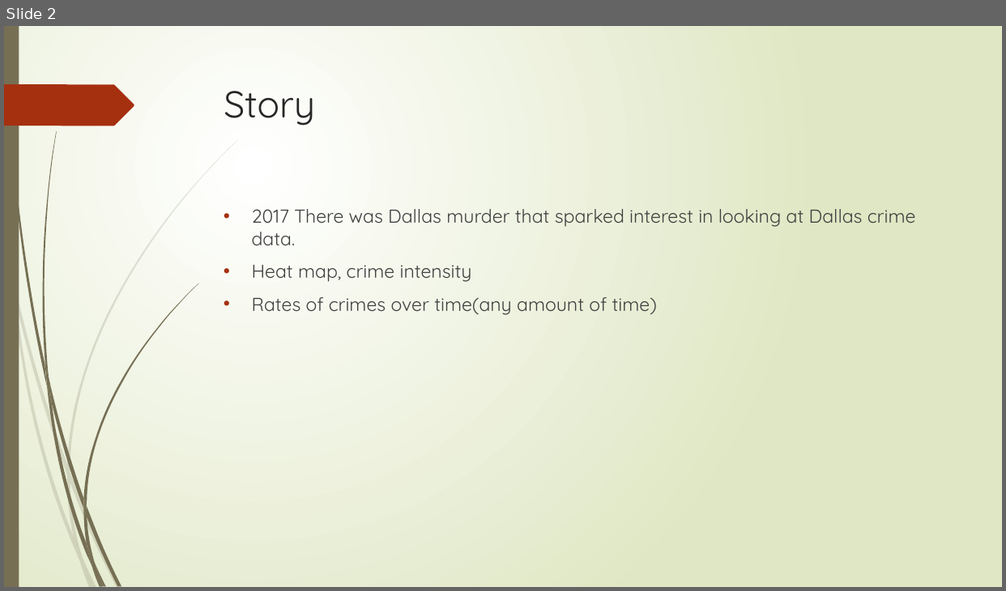
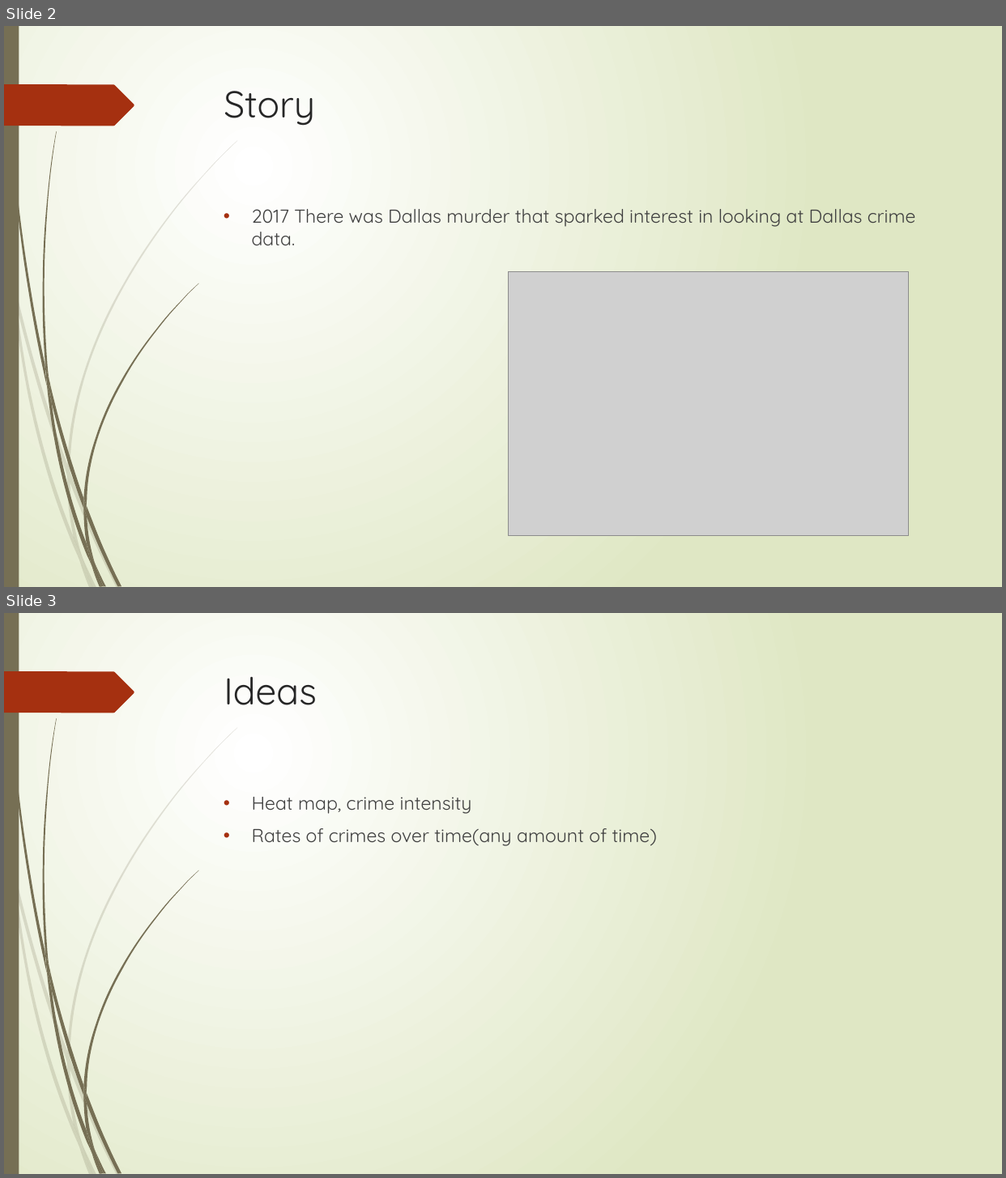
Before and after one commit to bmwepkin/Group-6, a slide deck: Group6_Crime_Data.pptx. Shown one above the other, each under a label of ours: slide 2 before the commit, slides 2 and 3 after it. The pictures are 1006x591 and 1006x1178 pixels, drawn with LibreOffice and Linux fonts; fonts in the diff are those of the drawing; grey boxes stand for pictures. Boxes give left, top, right and bottom in pixels: in the first picture for what was removed or moved away, otherwise in the second. Text is boxed around its words. In the diff, an @@ line names an element or a change of style, - is before the commit and + after.

```diff
--- a/Group6_Crime_Data.pptx
+++ b/Group6_Crime_Data.pptx
@@ slide 3 added at [4, 613, 1002, 1174], background gradient #FFFFFF to #DFE8C4; not listed: 24 template elements that a slide beside it also shows @@
@@ title added at [224, 677, 317, 705], 36 pt, text #262626 @@
+Ideas
@@ text added at [252, 797, 657, 846], 18 pt, text #404040 @@
+• Heat map, crime intensity
+• Rates of crimes over time(any amount of time)
@@ slide 2 changed as well @@
@@ text at [252, 265, 657, 315]: paragraphs removed @@
-• Heat map, crime intensity
-• Rates of crimes over time(any amount of time)
@@ picture added at [509, 271, 909, 536] @@
```
Also in this commit, not shown: 1 other slide changed, 1 slide removed.
